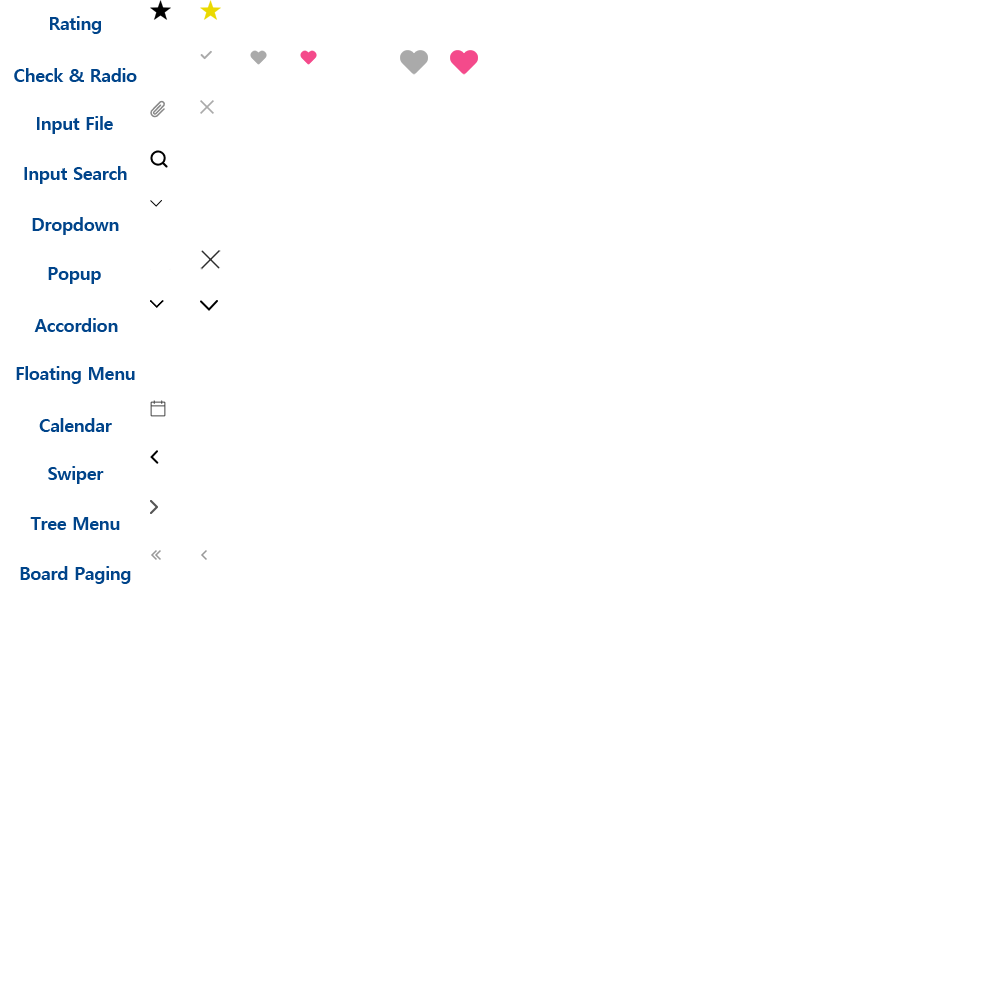
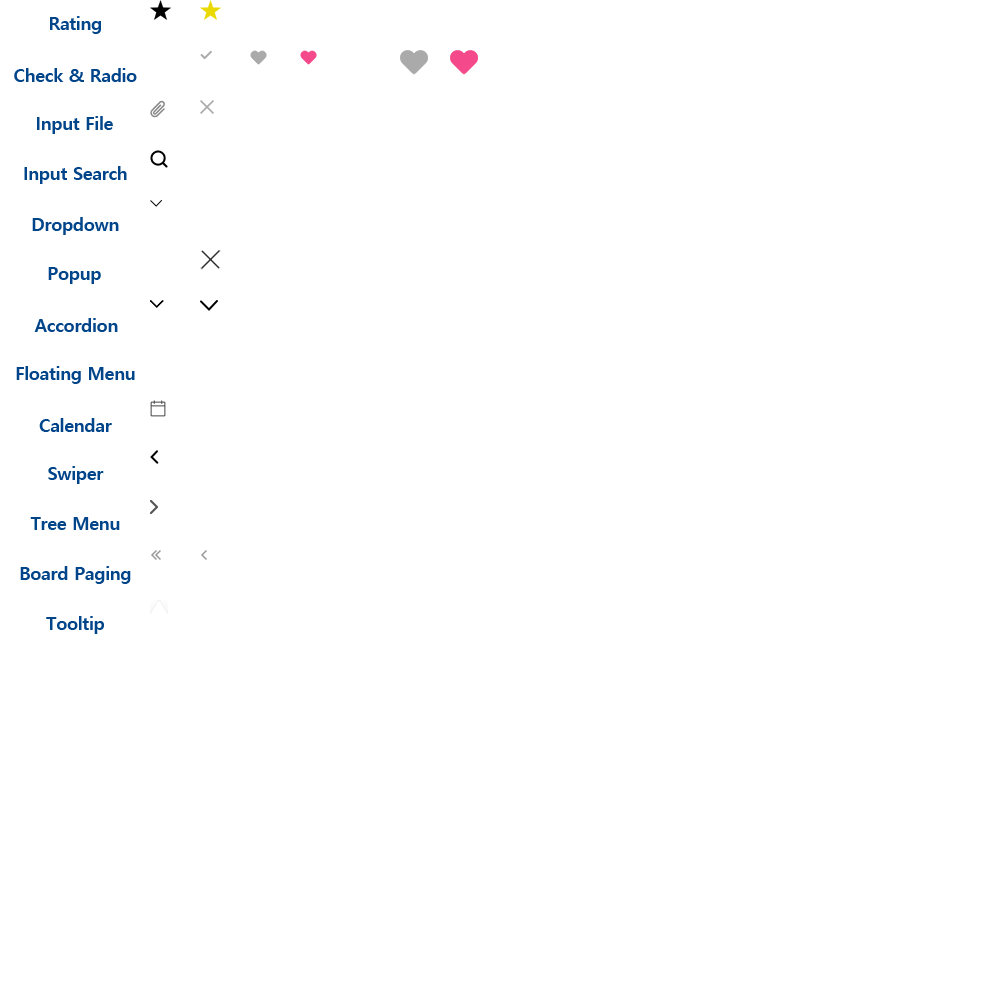
The second (1000, 1000) image is a revision of the first. Changes to its layers:
added group "Tooltip" (1st of 2) with 2 layers above "Tree Menu" over [46, 600, 168, 634]
added layer "레이어 31" in group "Tooltip" over [150, 600, 168, 614]
added layer "Tooltip" (2nd of 2, in "Tooltip") in group "Tooltip" over [46, 616, 104, 634]
